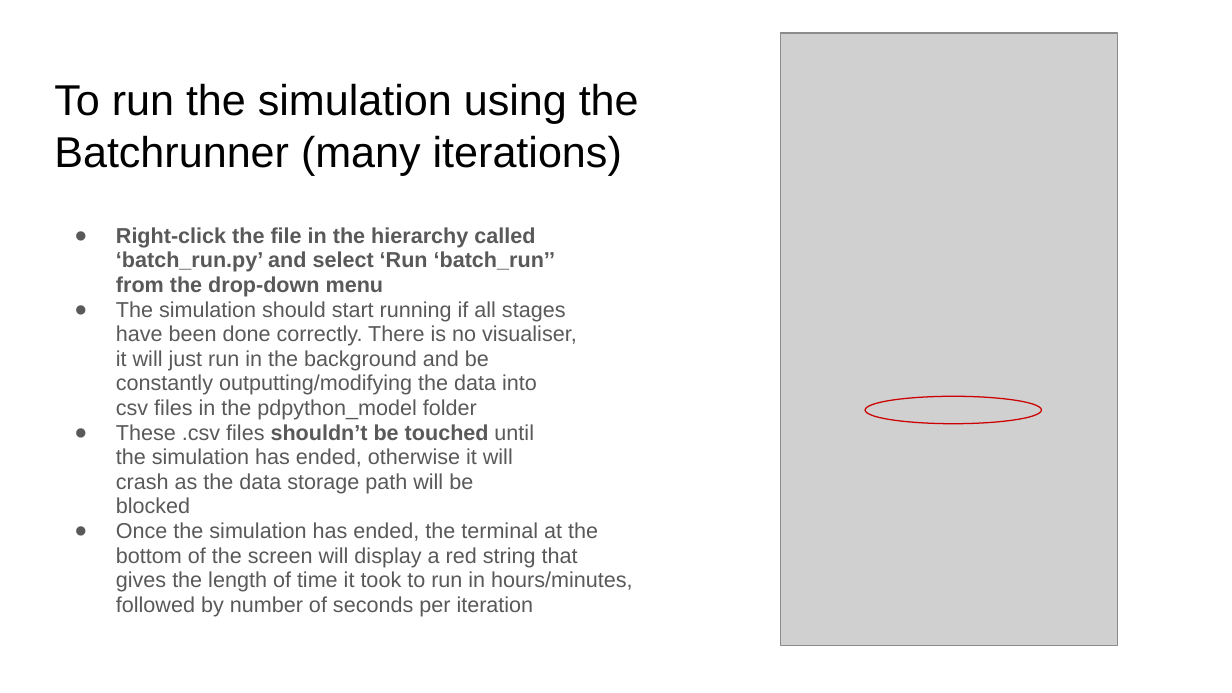
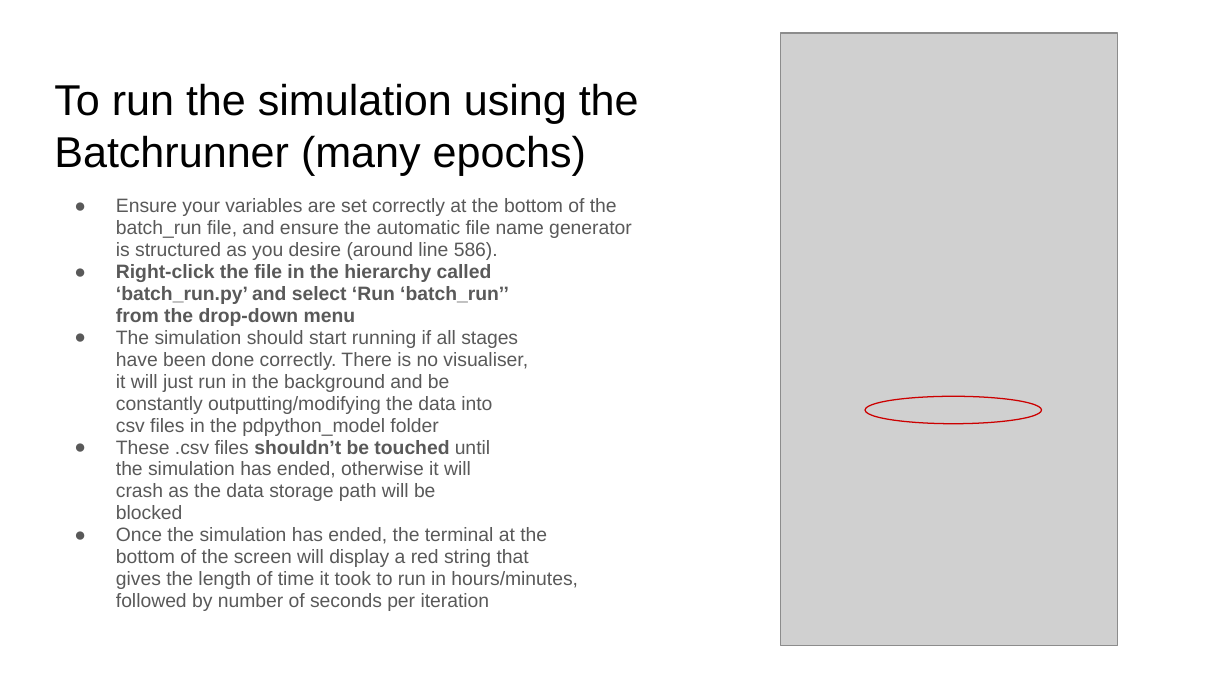
Before and after one commit to seifely/pdpython, a slide deck: slide 11 of pdpython_model/Setup and Run Instructions.pptx. Drawn at 1232x693 pixels with LibreOffice and Linux fonts; fonts in the diff are those of the drawing; grey boxes stand for pictures. Boxes give left, top, right and bottom in pixels: in the first picture for what was removed or moved away, otherwise in the second. Text is boxed around its words. In the diff, an @@ line names an element or a change of style, - is before the commit and + after.

```diff
--- a/pdpython_model/Setup and Run Instructions.pptx
+++ b/pdpython_model/Setup and Run Instructions.pptx
@@ title at box(54, 83, 639, 175): text changed @@
-To run the simulation using the
-Batchrunner (many iterations)
+To run the simulation using the
+Batchrunner (many epochs)
@@ text "Ensure your variables are set ...": place and size @@
-text "Ensure your variables are set ..." at box(116, 227, 632, 617)
+text "Ensure your variables are set ..." at box(116, 198, 632, 611)
@@ text at box(116, 198, 632, 260): paragraph added @@
+● Ensure your variables are set correctly at the bottom of the
+  batch_run file, and ensure the automatic file name generator
+  is structured as you desire (around line 586).
@@ text at box(116, 264, 578, 611): size 12.6 to 11.2 pt in "Right-click the file in the hierarchy called ...", "The simulation should start running if all ...", "These .csv files shouldn’t be touched until ...", "Once the simulation has ended, the terminal ..." @@
```
Also in this commit, not shown: 3 other slides changed, 7 other files.
